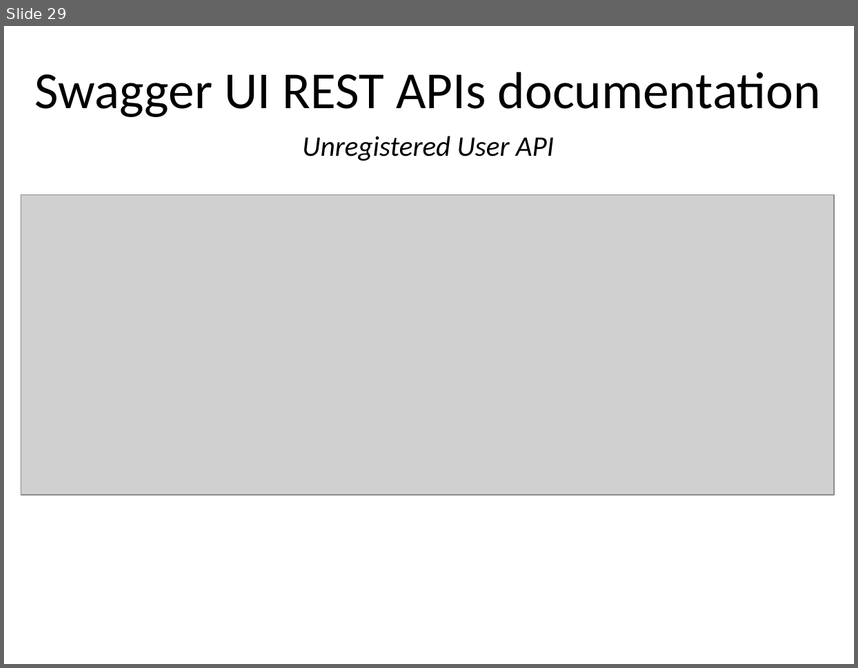
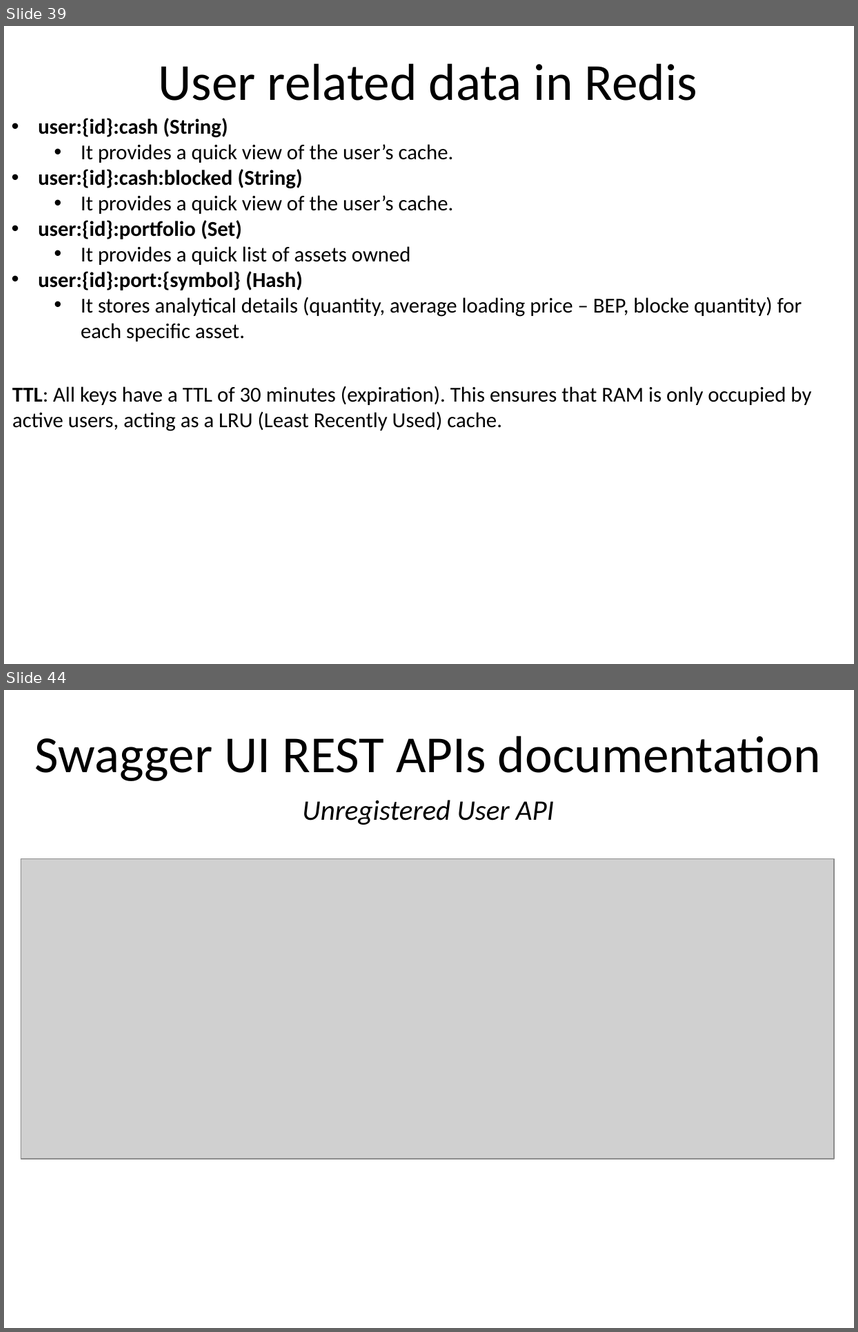
Before and after one commit to Arzazrel/Project_LSMSDB_25, a slide deck: documentation/Project_Presentation_MyFuture_Diana.pptx. Shown one above the other, each under a label of ours: slide 29 before the commit, slides 39 and 44 after it; the slides between them are not shown. The pictures are 858x668 and 858x1332 pixels, drawn with LibreOffice and Linux fonts; fonts in the diff are those of the drawing; grey boxes stand for pictures; background and template pictures are left out. Boxes give left, top, right and bottom in pixels: in the first picture for what was removed or moved away, otherwise in the second. Text is boxed around its words. In the diff, an @@ line names an element or a change of style, - is before the commit and + after.

```diff
--- a/documentation/Project_Presentation_MyFuture_Diana.pptx
+++ b/documentation/Project_Presentation_MyFuture_Diana.pptx
@@ slide 39 added at (4,26,854,664), background #FFFFFF @@
@@ title added at (159,63,697,101), 44 pt, text #000000 @@
+User related data in Redis
@@ text added at (38,118,802,341), 18 pt, text #000000 @@
+• user:{id}:cash (String)
+  • It provides a quick view of the user’s cache.
+• user:{id}:cash:blocked (String)
+  • It provides a quick view of the user’s cache.
+• user:{id}:portfolio (Set)
+  • It provides a quick list of assets owned
+• user:{id}:port:{symbol} (Hash)
+  • It stores analytical details (quantity, average loading price – BEP, blocke quantity) for each specific asset.
@@ text added at (12,385,811,431), 18 pt, text #000000 @@
+TTL: All keys have a TTL of 30 minutes (expiration). This ensures that RAM is only occupied by active users, acting as a LRU (Least Recently Used) cache.
@@ what was slide 29 is now slide 44 @@
```
Also in this commit, not shown: 7 slides changed, 36 other slides added, 19 slides removed, 2 other files.
